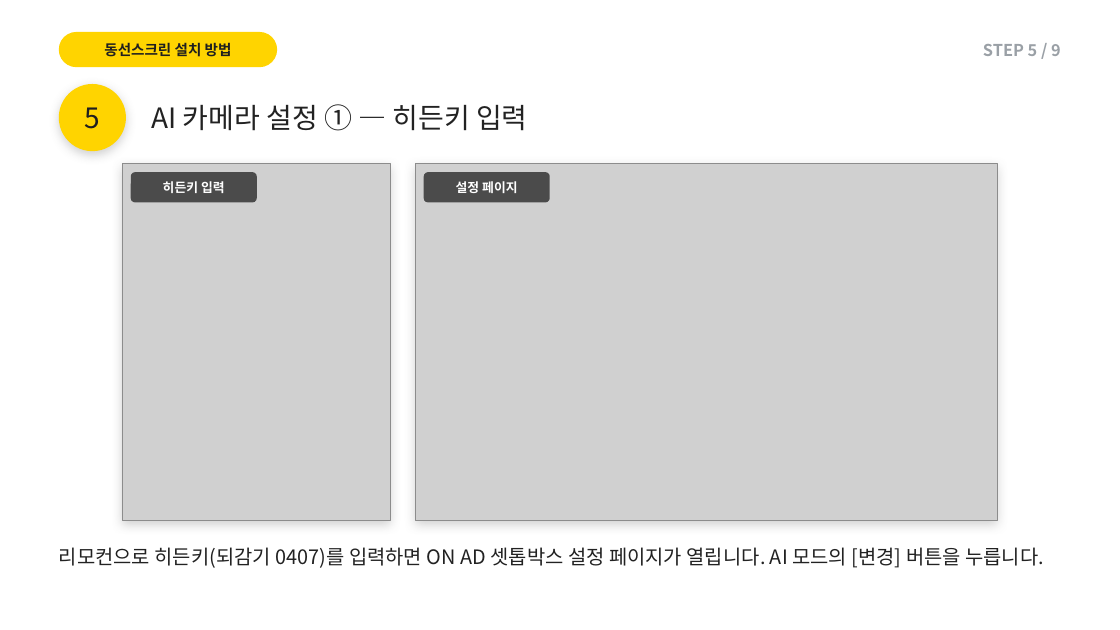
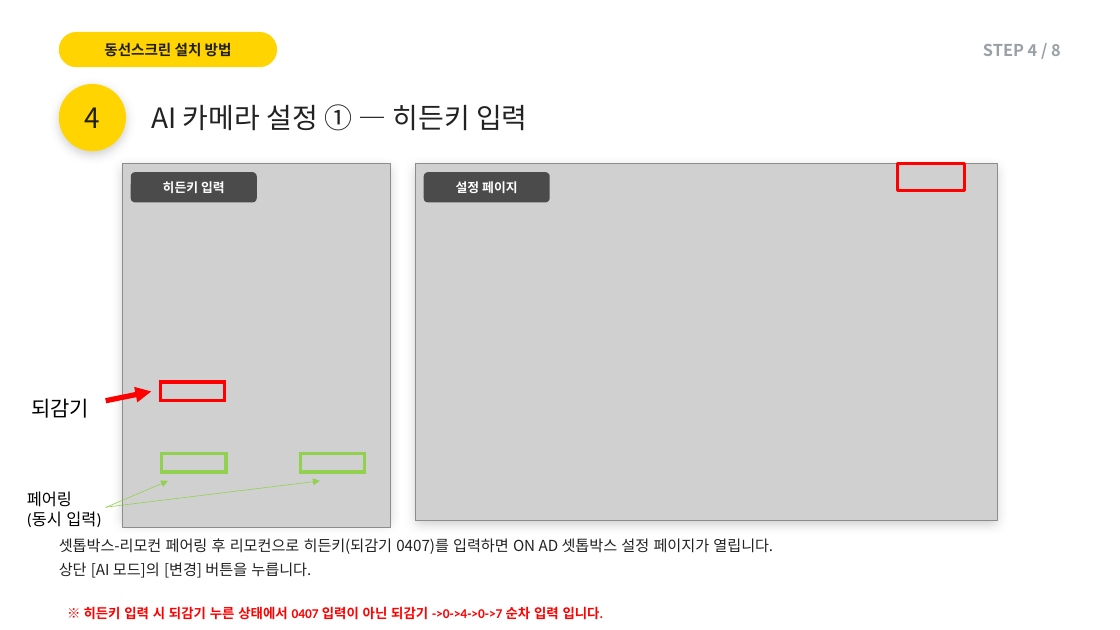
Before and after one commit to alsdn2947/ars, a slide deck: slide 7 of 이마트_AI카메라_설치매뉴얼.pptx (slide 8 before the commit). Drawn at 1120x630 pixels with LibreOffice and Linux fonts; fonts in the diff are those of the drawing; grey boxes stand for pictures. Boxes give left, top, right and bottom in pixels: in the first picture for what was removed or moved away, otherwise in the second. Text is boxed around its words. In the diff, an @@ line names an element or a change of style, - is before the commit and + after.

```diff
--- a/이마트_AI카메라_설치매뉴얼.pptx
+++ b/이마트_AI카메라_설치매뉴얼.pptx
@@ text at box(983, 44, 1061, 56): text changed @@
-STEP 5 / 9
+STEP 4 / 8
@@ text at box(85, 107, 101, 128): text changed @@
-5
+4
@@ picture: place and size @@
-picture at box(123, 164, 391, 521)
+picture at box(123, 164, 391, 528)
@@ rectangle added at box(897, 164, 965, 191), outline #FF0000 2.5 pt @@
@@ rectangle added at box(160, 382, 224, 401), outline #FF0000 3 pt @@
@@ text added at box(31, 398, 89, 418), 18 pt, text #000000 @@
+되감기
@@ arrow added from (106, 401) to (151, 392), #FF0000 4.5 pt @@
@@ rectangle added at box(162, 454, 226, 472), outline #92D050 3 pt @@
@@ rectangle added at box(301, 454, 365, 472), outline #92D050 3 pt @@
@@ text added at box(27, 491, 101, 527), 14 pt, text #000000 @@
+페어링
+(동시 입력)
@@ arrow added from (106, 507) to (168, 481), #92D050 0.5 pt @@
@@ arrow added from (106, 507) to (320, 481), #92D050 0.5 pt @@
@@ text at box(59, 538, 773, 578): text changed; size 17 to 13 pt @@
-리모컨으로 히든키(되감기 0407)를 입력하면 ON AD 셋톱박스 설정 페이지가 열립니다. AI 모드의 [변경] 버튼을 누릅니다.
+셋톱박스-리모컨 페어링 후 리모컨으로 히든키(되감기 0407)를 입력하면 ON AD 셋톱박스 설정 페이지가 열립니다.
+상단 [AI 모드]의 [변경] 버튼을 누릅니다.
@@ text added at box(84, 606, 604, 620), 11.5 pt, text #FF0000, bold @@
+※ 히든키 입력 시 되감기 누른 상태에서 0407 입력이 아닌 되감기 ->0->4->0->7 순차 입력 입니다.
```
Also in this commit, not shown: 10 other slides changed, 1 slide added, 2 slides removed.
